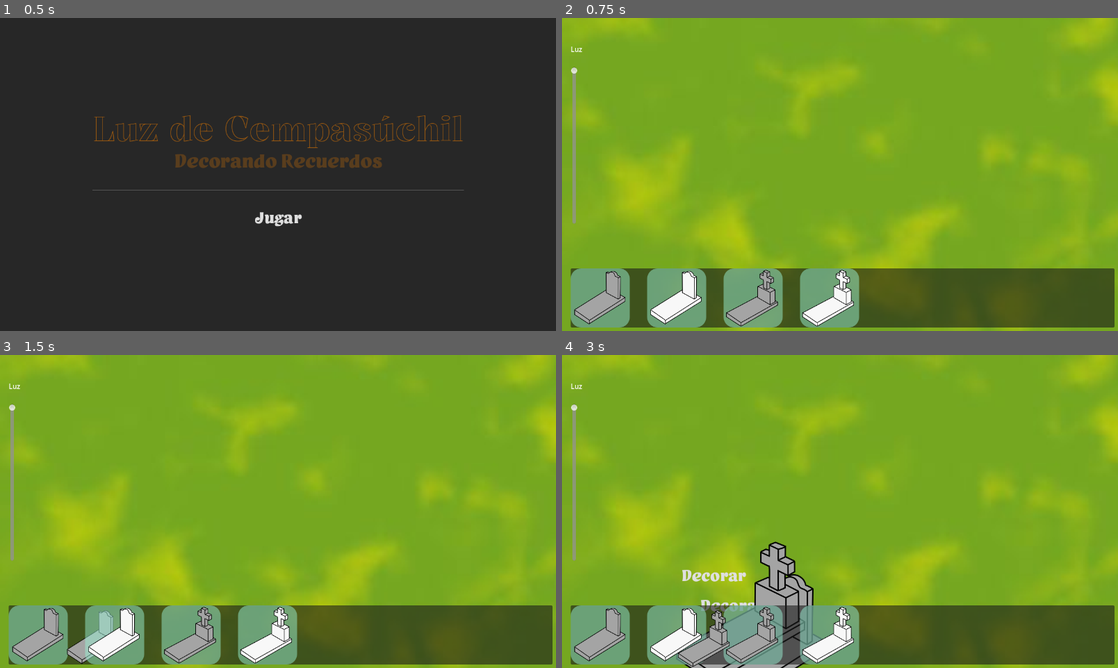
Above: before the commit, frames 1-4 (two rows, left to right).
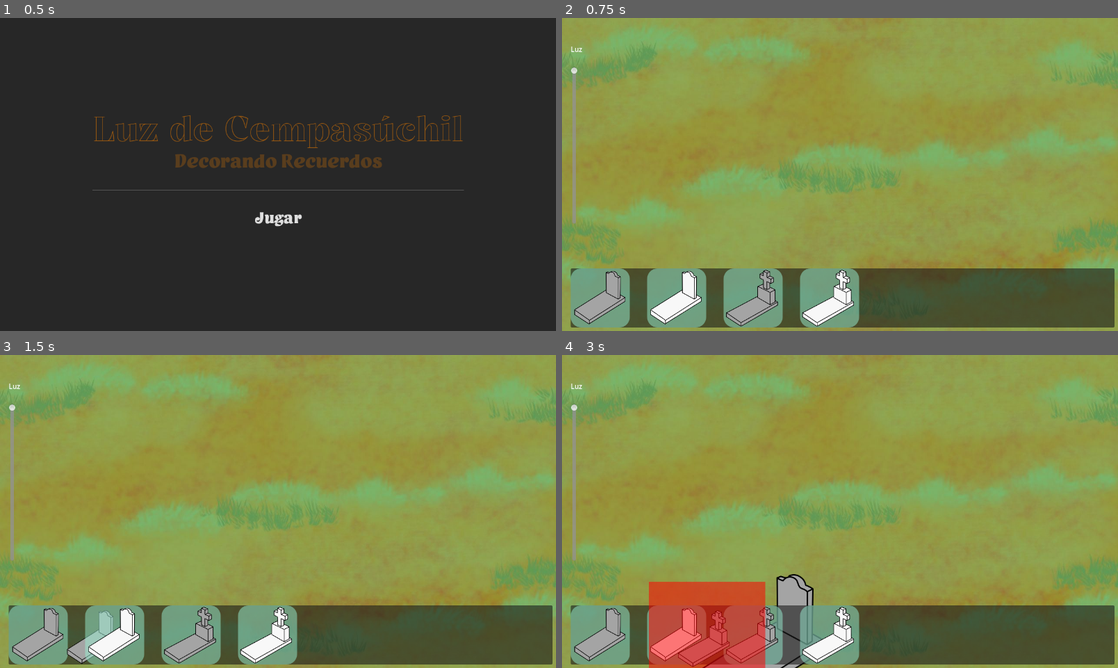
Above: after the commit, the same moments.

Repository: M0G1WARA/game-jam-2025
Game: Godot game, scene res://Scenes/MainMenu/main_menu.tscn
Same seed, same stepped clock (60 frames per second), same inputs: the game is played once before the commit and once after it.
Inputs (mouse positions are in pixels of both pictures, inside the frame that each line leads up to):
- Up to frame 1 (0.5 s): no input
- Up to frame 2 (0.75 s): click "Jugar" at 0.5 s
- Up to frame 3 (1.5 s): tap Enter at 1.25 s; drag from (38, 633) to (189, 636) at 1.27 s
- Up to frame 4 (3 s): click "Decorar" at 2 s; tap Space at 2.75 s; drag from (751, 636) to (600, 636) at 2.77 s

Frame 1 is identical in both runs. In frame 2, 83% of the frame differs, in the area x 0-100%, y 0-100%; in frame 3, 83%; in frame 4, 86%.

Commit message:
Update Background

Diff:
--- a/Scenes/Decoration/decoration.tscn
+++ b/Scenes/Decoration/decoration.tscn
@@ -1,7 +1,8 @@
-[gd_scene load_steps=4 format=3 uid="uid://c0a6tiepq1tuq"]
+[gd_scene load_steps=5 format=3 uid="uid://c0a6tiepq1tuq"]
 
 [ext_resource type="Script" uid="uid://dlkmpf0uqrwqg" path="res://Scenes/Decoration/decoration.gd" id="1_4ki4x"]
 [ext_resource type="Texture2D" uid="uid://cmbrhy6nimsqx" path="res://Assets/Images/graves.png" id="2_8mlsl"]
+[ext_resource type="Texture2D" uid="uid://qxi2f6ve547w" path="res://Assets/Images/bg.jpg" id="2_a5htm"]
 [ext_resource type="PackedScene" uid="uid://d0v2ab5c0mnge" path="res://Scenes/HUD/hud.tscn" id="3_aet3s"]
 
 [node name="Decoration" type="Node2D"]
@@ -9,17 +10,14 @@
 
 [node name="Default" type="Node2D" parent="."]
 
-[node name="ColorRect" type="ColorRect" parent="Default"]
-custom_minimum_size = Vector2(1280, 720)
-anchors_preset = 15
-anchor_right = 1.0
-anchor_bottom = 1.0
-offset_left = -640.0
-offset_top = -360.0
-offset_right = 640.0
-offset_bottom = 360.0
-grow_horizontal = 2
-grow_vertical = 2
+[node name="Parallax2D" type="Parallax2D" parent="Default"]
+repeat_size = Vector2(1280, 720)
+
+[node name="TextureRect" type="TextureRect" parent="Default/Parallax2D"]
+offset_right = 1280.0
+offset_bottom = 720.0
+texture = ExtResource("2_a5htm")
+stretch_mode = 1
 
 [node name="Graves" type="Sprite2D" parent="Default"]
 scale = Vector2(1.3, 1.3)
--- a/Scenes/Game/game.tscn
+++ b/Scenes/Game/game.tscn
@@ -2,28 +2,26 @@
 
 [ext_resource type="Script" uid="uid://bvjlmy4upx3gl" path="res://Scenes/Game/game.gd" id="1_qikps"]
 [ext_resource type="PackedScene" uid="uid://d0v2ab5c0mnge" path="res://Scenes/HUD/hud.tscn" id="2_qxfds"]
-[ext_resource type="Texture2D" uid="uid://c4xr4w47mu0xy" path="res://Assets/Images/bg.jpg" id="5_ciybh"]
+[ext_resource type="Texture2D" uid="uid://qxi2f6ve547w" path="res://Assets/Images/bg.jpg" id="5_ciybh"]
 [ext_resource type="PackedScene" uid="uid://cpcbca33vrota" path="res://Scenes/Camera/camera.tscn" id="6_vifcx"]
 
 [node name="Game" type="Node2D"]
 script = ExtResource("1_qikps")
 
-[node name="TextureRect" type="TextureRect" parent="."]
-anchors_preset = 15
-anchor_right = 1.0
-anchor_bottom = 1.0
+[node name="Parallax2D" type="Parallax2D" parent="."]
+repeat_size = Vector2(1280, 720)
+repeat_times = 3
+
+[node name="TextureRect" type="TextureRect" parent="Parallax2D"]
 offset_right = 1280.0
 offset_bottom = 720.0
-grow_horizontal = 2
-grow_vertical = 2
-scale = Vector2(4, 4)
 texture = ExtResource("5_ciybh")
+stretch_mode = 1
 
 [node name="Node2D" type="Node2D" parent="."]
 
 [node name="HUD" parent="." instance=ExtResource("2_qxfds")]
 
 [node name="Camera" parent="." instance=ExtResource("6_vifcx")]
-offset = Vector2(2500, 1200)
 
 [node name="Light" type="CanvasModulate" parent="."]
Binary file changed: Assets/Images/bg.jpg
Not shown, changed: Assets/Images/bg.jpg.import
